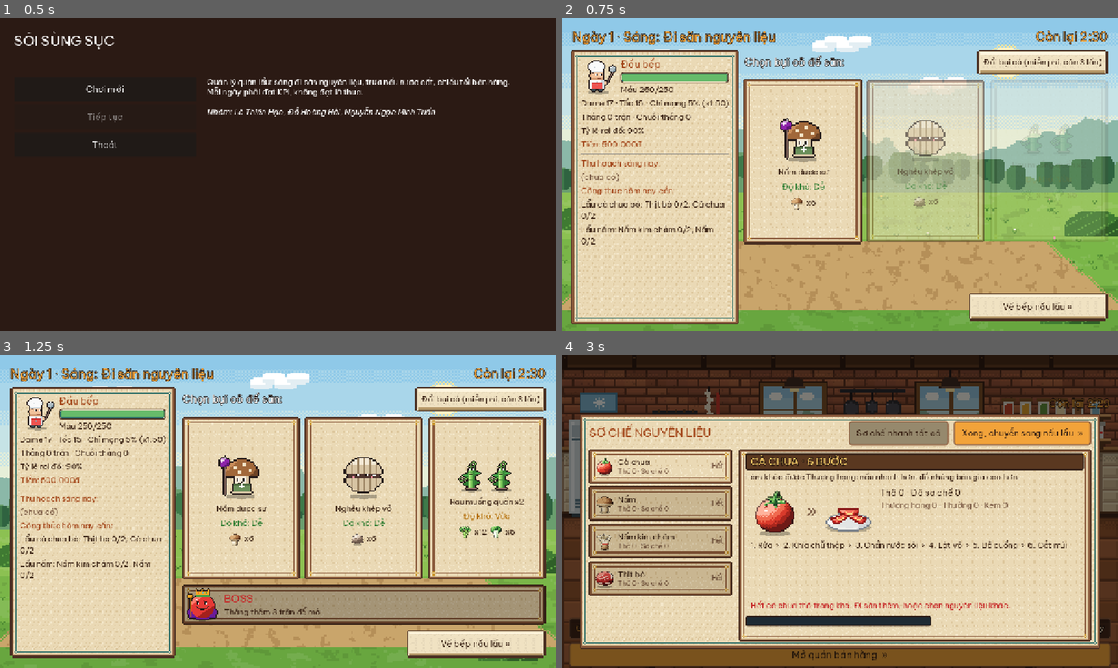
Above: before the commit, frames 1-4 (two rows, left to right).
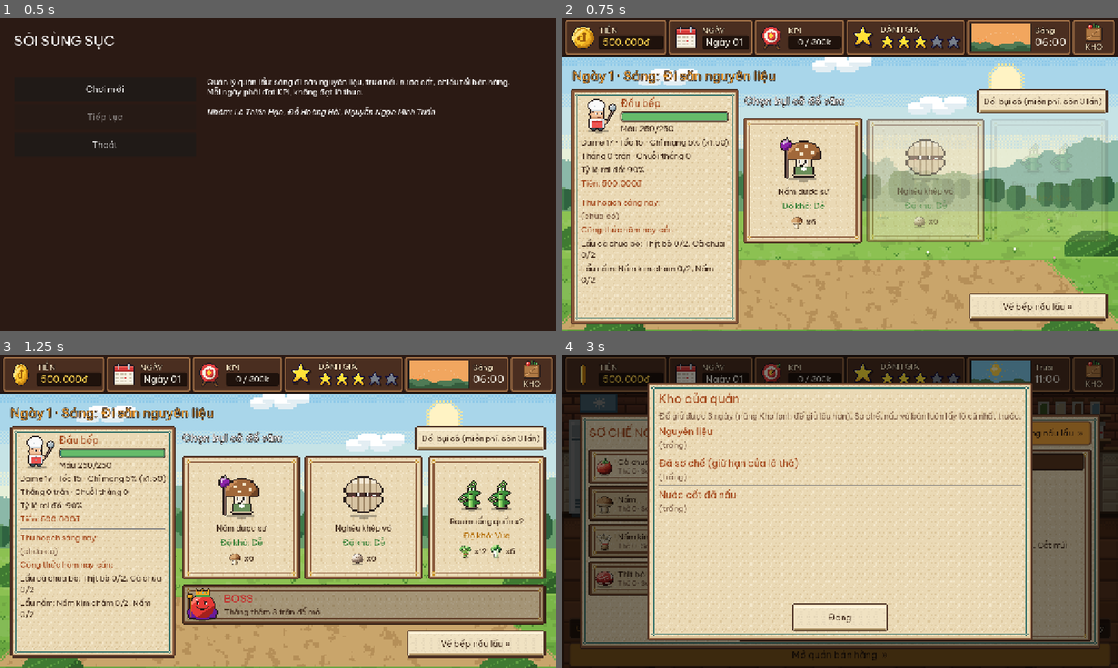
Above: after the commit, the same moments.

Repository: Znoywho/HotPot_SUNSUT
Game: Godot game, scene res://scenes/main_menu/main_menu.tscn
Two runs of this game, one before a commit and one after it. Both use one fixed random seed, a clock stepped at 60 frames per second and the inputs below.
Inputs (mouse positions are in pixels of both pictures, inside the frame that each line leads up to):
- Up to frame 1 (0.5 s): no input
- Up to frame 2 (0.75 s): click "Chơi mới" at 0.5 s
- Up to frame 3 (1.25 s): no input
- Up to frame 4 (3 s): click "Về bếp nấu lẩu »" at 1.25 s; click "Sơ chế nguyên liệu" at 2 s; click (1095, 373) at 2.75 s, where only the run after the commit has a clickable "!"

Frame 1 is identical in both runs. In frame 2, 54% of the frame differs, in the area x 0-100%, y 0-100%; in frame 3, 45%; in frame 4, 66%.

Commit message:
Gắn HUD vào các màn chơi, chống HUD nhảy khi đổi giờ, đổi màu nâu gỗ cho hợp cảnh

Diff:
--- a/autoload/day_manager.gd
+++ b/autoload/day_manager.gd
@@ -23,10 +23,24 @@
 }
 const MAIN_MENU_SCENE := "res://scenes/main_menu/main_menu.tscn"
 const DAY_END_LAYER := 100 ## Sổ tổng kết nằm trên mọi giao diện khác, kể cả HUD.
+const HUD_SCENE := preload("res://scenes/common/hud.tscn")
+const HUD_SCRIPT := preload("res://scenes/common/hud.gd")
+const PHASES_WITH_HUD: Array[Phase] = [Phase.HUNT, Phase.COOK, Phase.SELL, Phase.DAY_END, Phase.SHOP]
+## Các màn đã tự chừa chỗ phía trên cho HUD; màn còn lại được DayManager đẩy xuống dưới thanh HUD.
+const PHASES_RESERVING_HUD_SPACE: Array[Phase] = [Phase.COOK, Phase.SELL]
 
 var current_phase: Phase = Phase.NONE
 var time_left := 0.0
 var timer_running := false
+var _hud: CanvasLayer ## Một HUD duy nhất sống qua các màn để đồng hồ mặt trời trượt mượt khi đổi giai đoạn.
+
+
+## Tạo HUD (ẩn sẵn) và theo dõi việc đổi màn để đặt màn mới nằm dưới thanh HUD.
+func _ready() -> void:
+	_hud = HUD_SCENE.instantiate()
+	_hud.visible = false
+	add_child(_hud)
+	get_tree().scene_changed.connect(_fit_current_scene_below_hud)
 
 
 func _process(delta: float) -> void:
@@ -88,6 +102,7 @@
 			_start_timer(COOK_DURATION)
 		Phase.SELL:
 			_start_timer(SELL_DURATION)
+	_update_hud_visibility()
 	if phase == Phase.DAY_END:
 		_show_day_end_over_current_scene()
 	else:
@@ -98,6 +113,7 @@
 func go_to_main_menu() -> void:
 	current_phase = Phase.NONE
 	timer_running = false
+	_update_hud_visibility()
 	get_tree().change_scene_to_file(MAIN_MENU_SCENE)
 
 
@@ -121,6 +137,18 @@
 	return "%d:%02d" % [seconds / 60, seconds % 60]
 
 
+## Chỉ hiện HUD ở các giai đoạn trong ngày chơi (ẩn ở menu chính và Game Over).
+func _update_hud_visibility() -> void:
+	_hud.visible = current_phase in PHASES_WITH_HUD
+
+
+## Đẩy màn vừa mở xuống dưới thanh HUD nếu màn đó chưa tự chừa chỗ.
+func _fit_current_scene_below_hud() -> void:
+	var scene := get_tree().current_scene as Control
+	if scene != null and _hud.visible and current_phase not in PHASES_RESERVING_HUD_SPACE:
+		scene.offset_top = HUD_SCRIPT.HEIGHT
+
+
 func _start_timer(duration: float) -> void:
 	time_left = duration
 	timer_running = true
--- a/scenes/common/hud.gd
+++ b/scenes/common/hud.gd
@@ -10,15 +10,19 @@
 const STAR_FRAME := 18
 const STAR_SCALE := 2
 const MAX_STARS := 5
-
-const BAR_BG := Color("1f2a2e")
-const BAR_EDGE := Color("0d1316")
-const PANEL_BG := Color("34464d")
-const PANEL_BORDER := Color("8aa3a8")
-const VALUE_BG := Color("162026")
-const VALUE_BORDER := Color("0d1316")
-const TITLE_COLOR := Color("f3e6c4")
-const OUTLINE := Color("10171a")
+const WIDEST_MONEY_TEXT := "9.999.999đ" ## Chữ rộng nhất ô Tiền cần chứa; từ FULL_MONEY_LIMIT trở lên thì viết gọn.
+const FULL_MONEY_LIMIT := 10_000_000 ## Từ mức này ô Tiền đổi sang dạng "12,5trđ" để không tràn ô.
+const WIDEST_DAY_TEXT := "Ngày 99" ## Chữ rộng nhất ô Ngày cần chứa.
+const PART_OF_DAY_TEXTS: Array[String] = ["Sáng", "Trưa", "Chiều", "Tối", "Đêm"]
+
+const BAR_BG := Color("2b1a14")
+const BAR_EDGE := Color("1a0f0a")
+const PANEL_BG := Color("4a2e20")
+const PANEL_BORDER := Color("a8764a")
+const VALUE_BG := Color("1f120c")
+const VALUE_BORDER := Color("1a0f0a")
+const TITLE_COLOR := Color("f3e2c0")
+const OUTLINE := Color("1a0f0a")
 const MONEY_COLOR := Color("ffd34e")
 const TEXT_COLOR := Color("f5f1e6")
 const BAR_FILL := Color("4cc552")
@@ -41,6 +45,7 @@
 
 func _ready() -> void:
 	add_to_group("hud") # Các màn dựa vào nhóm này để ẩn dòng "Còn lại".
+	DayManager.phase_changed.connect(_close_storage_popups)
 	var bar := PanelContainer.new()
 	bar.set_anchors_preset(Control.PRESET_TOP_WIDE)
 	bar.custom_minimum_size = Vector2(0, HEIGHT)
@@ -61,8 +66,10 @@
 	bar.add_child(row)
 
 	_money_label = _value_label(MONEY_COLOR)
+	_reserve_label_width(_money_label, [WIDEST_MONEY_TEXT])
 	row.add_child(_section(_icon("hud_coin", 8, 10.0, 0.0), "TIỀN", _value_box(_money_label), 1.2))
 	_day_label = _value_label(TEXT_COLOR)
+	_reserve_label_width(_day_label, [WIDEST_DAY_TEXT])
 	row.add_child(_section(_icon("hud_calendar", 6, 10.0, 3.0), "NGÀY", _value_box(_day_label), 0.9))
 	row.add_child(_section(_icon("hud_target", 8, 12.0, 2.2), "KPI", _kpi_widget(), 1.3))
 	row.add_child(_stars_section())
@@ -81,7 +88,7 @@
 func _refresh(force: bool) -> void:
 	if force or GameState.money != _shown_money:
 		_shown_money = GameState.money
-		_money_label.text = GameState.format_money(GameState.money)
+		_money_label.text = _money_text(GameState.money)
 		if not force:
 			_play_icon(0)
 	if force or GameState.day != _shown_day:
@@ -161,6 +168,13 @@
 	return "Đêm"
 
 
+## Chữ trong ô Tiền: đủ số khi còn vừa ô, số lớn thì viết gọn.
+func _money_text(value: int) -> String:
+	if absi(value) < FULL_MONEY_LIMIT:
+		return GameState.format_money(value)
+	return _short_money(value) + "đ"
+
+
 ## 1.250.000đ -> "1,25tr", 300.000đ -> "300k" để thanh KPI gọn.
 func _short_money(value: int) -> String:
 	if absi(value) >= 1_000_000:
@@ -234,6 +248,25 @@
 	return l
 
 
+## Giữ Label ở độ rộng cố định bằng chuỗi mẫu rộng nhất, để đổi chữ không đẩy các ô bên cạnh.
+func _reserve_label_width(label: Label, samples: Array[String]) -> void:
+	var font := label.get_theme_font("font")
+	var font_size := label.get_theme_font_size("font_size")
+	var widest := 0.0
+	for sample in samples:
+		widest = maxf(widest, font.get_string_size(sample, HORIZONTAL_ALIGNMENT_LEFT, -1, font_size).x)
+	label.custom_minimum_size.x = ceilf(widest)
+	label.clip_text = true
+
+
+## Mẫu giờ dùng mỗi chữ số (font có chữ số rộng hẹp khác nhau): "00:00", "11:11", ...
+func _all_digit_clock_texts() -> Array[String]:
+	var texts: Array[String] = []
+	for digit in 10:
+		texts.append("%d%d:%d%d" % [digit, digit, digit, digit])
+	return texts
+
+
 func _value_box(content: Control) -> Control:
 	var box := PanelContainer.new()
 	box.add_theme_stylebox_override("panel", _value_style())
@@ -245,7 +278,7 @@
 func _kpi_widget() -> Control:
 	_kpi_bar = ProgressBar.new()
 	_kpi_bar.show_percentage = false
-	_kpi_bar.custom_minimum_size = Vector2(140, 30)
+	_kpi_bar.custom_minimum_size = Vector2(116, 30)
 	_kpi_bar.mouse_filter = Control.MOUSE_FILTER_IGNORE
 	_kpi_bar.add_theme_stylebox_override("background", _value_style())
 	var fill := StyleBoxFlat.new()
@@ -298,7 +331,7 @@
 
 func _time_section() -> Control:
 	_sun = HudSunDial.new()
-	_sun.custom_minimum_size = Vector2(150, 60)
+	_sun.custom_minimum_size = Vector2(140, 60)
 	_sun.mouse_filter = Control.MOUSE_FILTER_IGNORE
 	_phase_label = _title_label("")
 	_time_label = Label.new()
@@ -308,6 +341,8 @@
 	info.alignment = BoxContainer.ALIGNMENT_CENTER
 	info.custom_minimum_size = Vector2(70, 0)
 	info.add_theme_constant_override("separation", 0)
+	_reserve_label_width(_phase_label, PART_OF_DAY_TEXTS)
+	_reserve_label_width(_time_label, _all_digit_clock_texts())
 	info.add_child(_phase_label)
 	info.add_child(_time_label)
 	var line := HBoxContainer.new()
@@ -361,6 +396,13 @@
 	return button
 
 
+## Đóng bảng Kho đang mở khi đổi giai đoạn (HUD sống qua các màn nên bảng không tự mất).
+func _close_storage_popups(_phase: int) -> void:
+	for child in get_children():
+		if child is StoragePopup:
+			child.queue_free()
+
+
 ## Có lô nào đang ở ngày cuối hoặc đã hết hạn thì nhấp nháy dấu "!".
 func _update_storage_alert() -> void:
 	var warn := false
